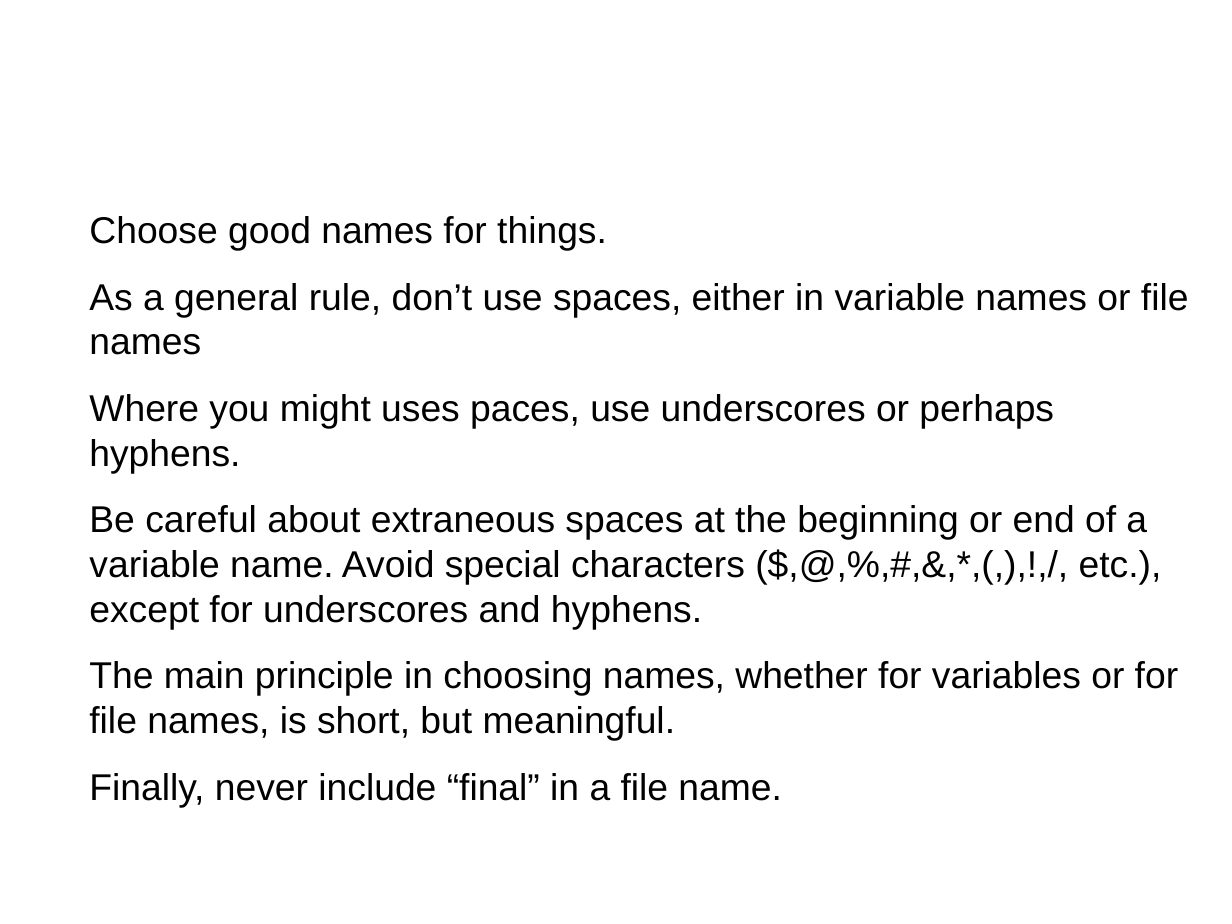
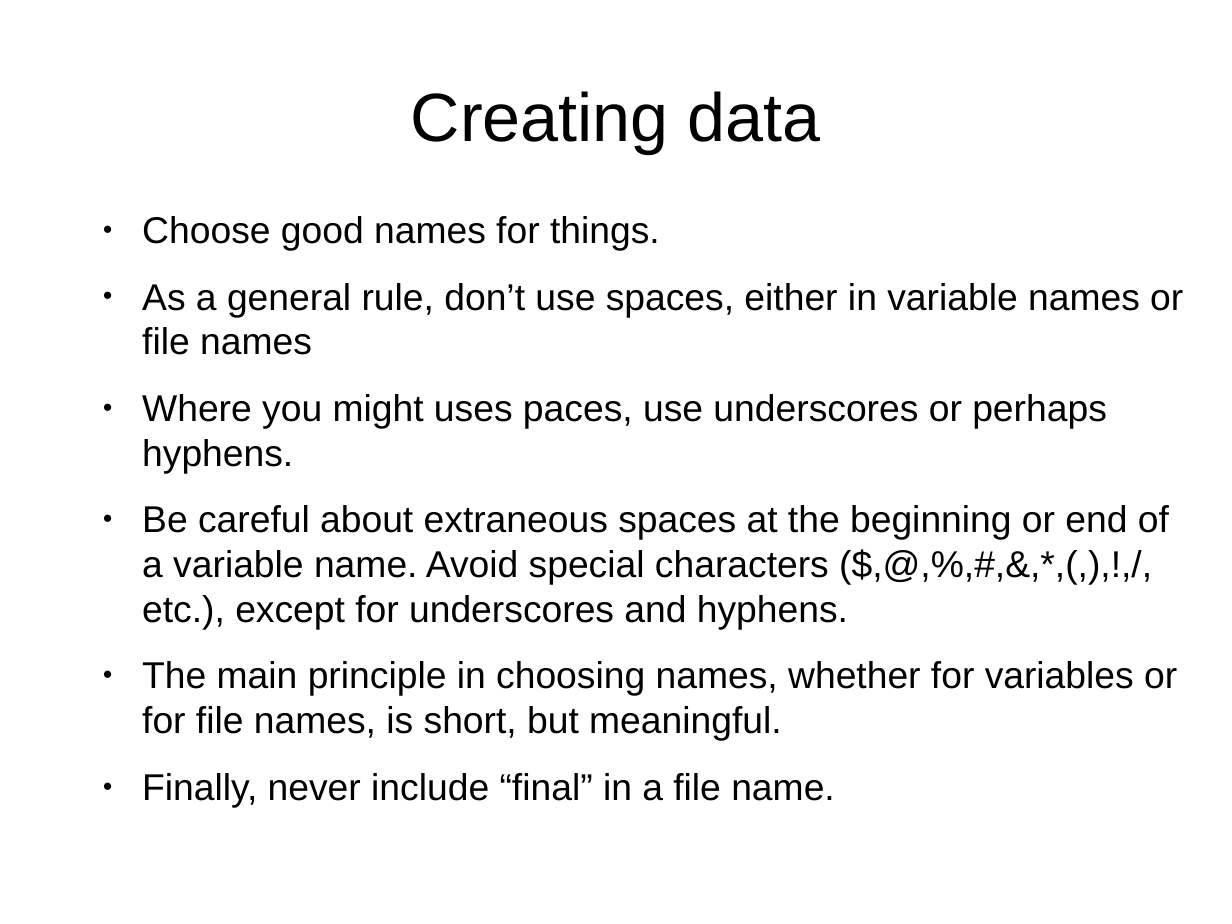
Before and after one commit to wltrimbl/uchicago-data227, a slide deck: slide 21 of slides/03-TIDY.odp (slide 17 before the commit). Drawn at 1232x924 pixels with LibreOffice and Linux fonts; fonts in the diff are those of the drawing. Boxes give left, top, right and bottom in pixels: in the first picture for what was removed or moved away, otherwise in the second. Text is boxed around its words. In the diff, an @@ line names an element or a change of style, - is before the commit and + after.

```diff
--- a/slides/03-TIDY.odp
+++ b/slides/03-TIDY.odp
@@ title added at <box>411,91,821,153</box>, 44 pt, text #000000 @@
+Creating data
@@ text "Choose good names for things." at <box>142,216,1183,808</box>: bullet none to ● @@
```
Also in this commit, not shown: 17 other slides changed, 6 slides added, 1 slide removed, 4 other files.
